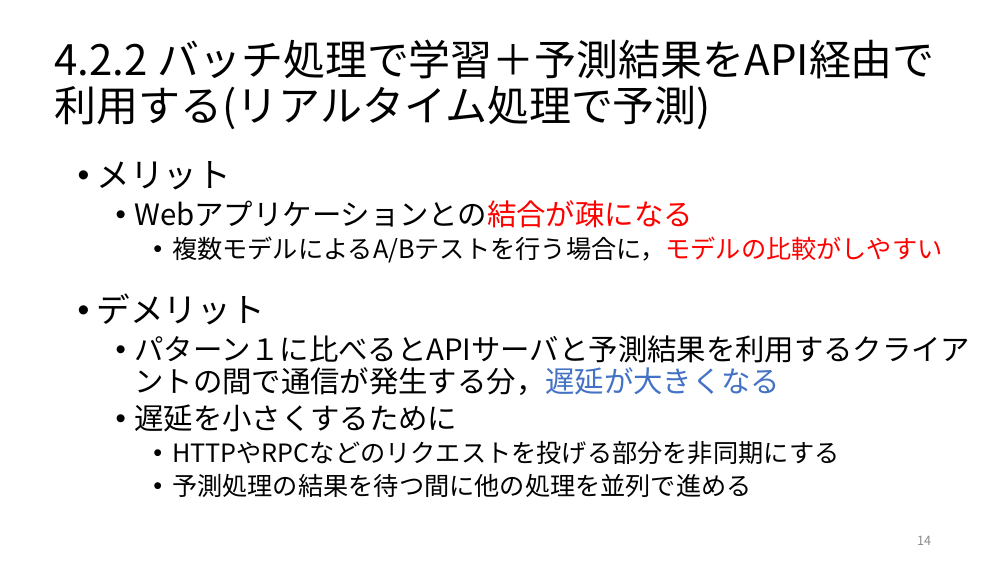
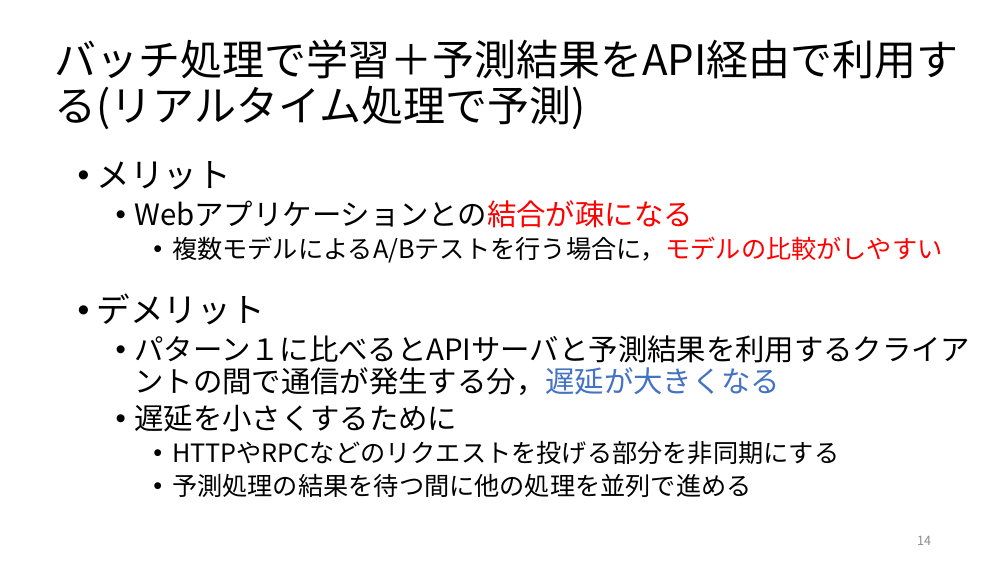
Before and after one commit to ryosuke-ku/Rinko, a slide deck: slide 14 of 仕事ではじめる機械学習第4章.pptx. Drawn at 1008x567 pixels with LibreOffice and Linux fonts; fonts in the diff are those of the drawing. Boxes give left, top, right and bottom in pixels: in the first picture for what was removed or moved away, otherwise in the second. Text is boxed around its words. In the diff, an @@ line names an element or a change of style, - is before the commit and + after.

```diff
--- a/仕事ではじめる機械学習第4章.pptx
+++ b/仕事ではじめる機械学習第4章.pptx
@@ title at bbox=[55, 39, 959, 129]: text changed @@
-4.2.2 バッチ処理で学習＋予測結果をAPI経由で利用する(リアルタイム処理で予測)
+バッチ処理で学習＋予測結果をAPI経由で利用する(リアルタイム処理で予測)
```
Also in this commit, not shown: 20 other slides changed, 3 other files.
